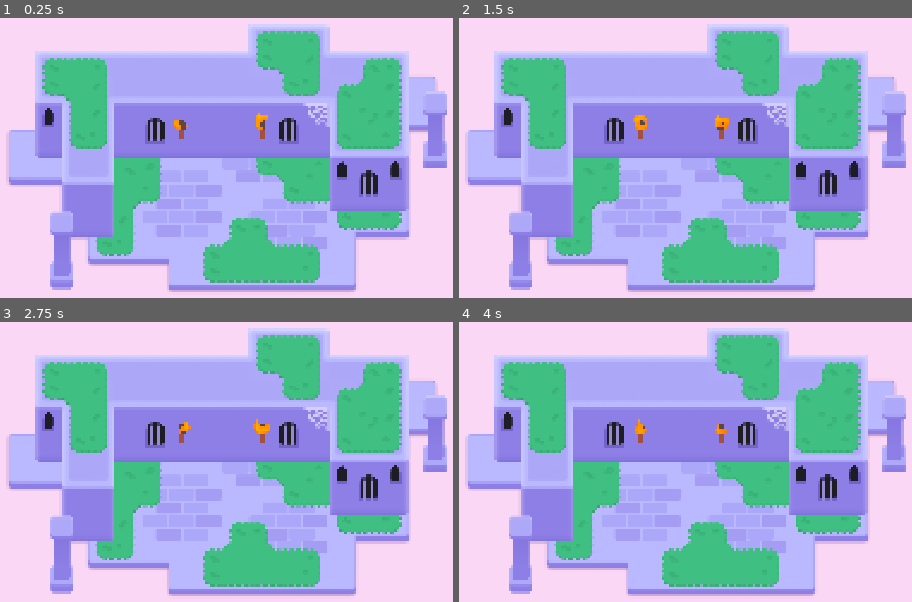
Above: before the commit, frames 1-4 (two rows, left to right).
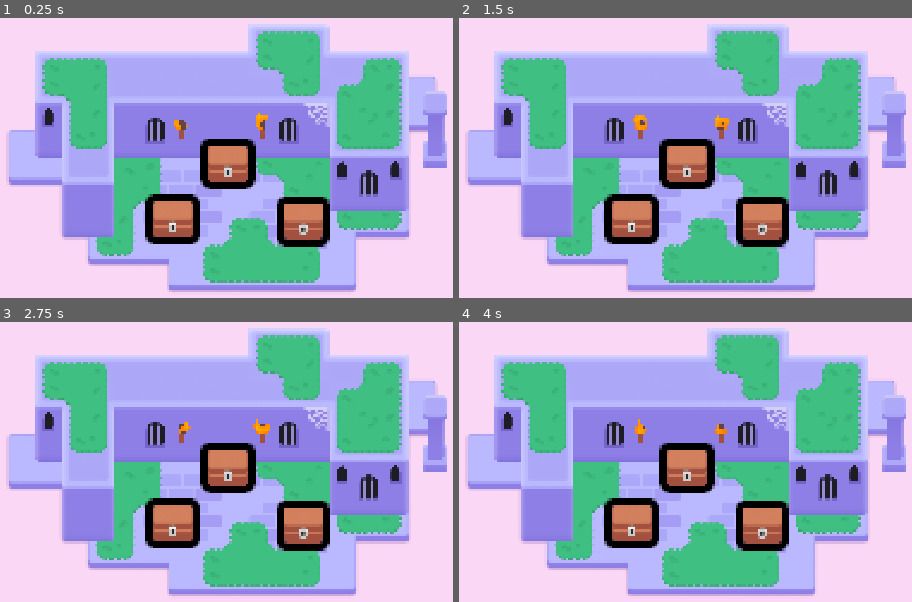
Above: after the commit, the same moments.

Repository: DannyMa67/M6-Looting
Game: Godot game, scene res://lessons/mini_dungeon.tscn
The game is run twice, just before and just after one commit, with the same random seed, the same clock (stepped at 60 frames per second) and the same inputs.
Inputs (mouse positions are in pixels of both pictures, inside the frame that each line leads up to):
- Up to frame 1 (0.25 s): no input
- Up to frame 2 (1.5 s): tap Enter at 0.5 s; move the mouse to (857, 152) at 0.52 s; hold D (move_right) 0.53-1.28 s; tap Z at 0.6, 1.35 s; click (857, 152) at 0.67 s; tap Space at 0.77 s; move the mouse to (522, 197) at 1.27 s; hold S (move_down) from 1.28 s (still down); click (522, 197) at 1.42 s
- Up to frame 3 (2.75 s): tap Space at 1.52 s; move the mouse to (303, 380) at 2.02 s; release S (move_down) at 2.03 s; hold D (move_right) from 2.03 s (still down); tap Z at 2.1 s; click (303, 380) at 2.17 s
- Up to frame 4 (4 s): move the mouse to (640, 568) at 2.77 s; release D (move_right) at 2.78 s; hold W (move_up) 2.78-3.53 s; tap Z at 2.85, 3.6 s; click (640, 568) at 2.92 s; tap Space at 3.02, 3.77 s; move the mouse to (outside the picture) at 3.52 s; hold A (move_left) from 3.53 s (still down); click (outside the picture) at 3.67 s

The runs differ from the first frame. In frame 1, 7.6% of the frame differs, in the area x 11-73%, y 43-98%; in frame 2, 7.6%; in frame 3, 7.6%; in frame 4, 7.6%.

Commit message:
M6- Lesson 2-3

Diff:
--- /dev/null
+++ b/lessons/chest/chest.gd
@@ -0,0 +1,20 @@
+extends Area2D
+@onready var canvas_group:CanvasGroup = $CanvasGroup
+func _ready() ->void:
+	mouse_entered.connect(_on_mouse_entered)
+	mouse_exited.connect(_on_mouse_exited)
+	canvas_group.material.set_shader_parameter("line_thickness", 3.0)
+
+
+func set_line_thickness() -> void:
+	canvas_group.material.set_shader_parameter("line_thickness", 6.0)
+func set_outline_thickness(new_thickness: float) -> void:
+	canvas_group.material.set_shader_parameter("line_thickness", new_thickness)
+
+func	 _on_mouse_entered() -> void:
+	var tween := create_tween()
+	tween.tween_method(set_outline_thickness, 3.0, 6.0, 0.08)
+
+func	 _on_mouse_exited() -> void:
+	var tween := create_tween()
+	tween.tween_method(set_outline_thickness, 6.0, 3.0, 0.08)
--- /dev/null
+++ b/lessons/chest/chest.tscn
@@ -0,0 +1,42 @@
+[gd_scene load_steps=8 format=3 uid="uid://b27yxfpkfvoha"]
+
+[ext_resource type="Script" uid="uid://ct2mll12nooce" path="res://lessons/chest/chest.gd" id="1_65g6b"]
+[ext_resource type="Texture2D" uid="uid://c3hwsm5ugp8qw" path="res://lessons/chest/bottom.png" id="1_bkc6q"]
+[ext_resource type="Texture2D" uid="uid://bnem1cahhoxdk" path="res://lessons/chest/top.png" id="2_12as2"]
+[ext_resource type="Shader" uid="uid://lio2wmbue2of" path="res://lessons/chest/group_outline.gdshader" id="2_65g6b"]
+[ext_resource type="Texture2D" uid="uid://bu2jin246nel5" path="res://lessons/chest/lock.png" id="3_65g6b"]
+
+[sub_resource type="ShaderMaterial" id="ShaderMaterial_65g6b"]
+resource_local_to_scene = true
+shader = ExtResource("2_65g6b")
+shader_parameter/line_color = Color(0, 0, 0, 1)
+shader_parameter/line_thickness = 4.0
+shader_parameter/viewport_scale = Vector2(1, 1)
+
+[sub_resource type="RectangleShape2D" id="RectangleShape2D_4q7cj"]
+size = Vector2(96, 84)
+
+[node name="Chest" type="Area2D"]
+script = ExtResource("1_65g6b")
+
+[node name="CanvasGroup" type="CanvasGroup" parent="."]
+material = SubResource("ShaderMaterial_65g6b")
+
+[node name="Bottom" type="Sprite2D" parent="CanvasGroup"]
+position = Vector2(1, -0.625)
+texture = ExtResource("1_bkc6q")
+
+[node name="Top" type="Sprite2D" parent="CanvasGroup"]
+position = Vector2(1, -19.625)
+scale = Vector2(1, 1.0791667)
+texture = ExtResource("2_12as2")
+
+[node name="Lock" type="Sprite2D" parent="CanvasGroup"]
+position = Vector2(1, 10.375)
+scale = Vector2(1.1666666, 1.15)
+texture = ExtResource("3_65g6b")
+
+[node name="CollisionShape2D" type="CollisionShape2D" parent="."]
+visible = false
+position = Vector2(-1, -37)
+shape = SubResource("RectangleShape2D_4q7cj")
--- a/lessons/mini_dungeon.tscn
+++ b/lessons/mini_dungeon.tscn
@@ -1,5 +1,6 @@
-[gd_scene load_steps=11 format=3 uid="uid://cit7gnkdckyux"]
-
+[gd_scene load_steps=12 format=3 uid="uid://cit7gnkdckyux"]
+
+[ext_resource type="PackedScene" uid="uid://b27yxfpkfvoha" path="res://lessons/chest/chest.tscn" id="1_jj8kc"]
 [ext_resource type="Texture2D" uid="uid://114x1a0rmx4l" path="res://assets/dungeon/smooth_dungeon_tileset.png" id="1_sym7n"]
 [ext_resource type="Texture2D" uid="uid://cae527caaj50v" path="res://assets/dungeon/shadow_map.png" id="2_jthdw"]
 [ext_resource type="Texture2D" uid="uid://dpym64uaptlhb" path="res://assets/dungeon/grass_tileset.png" id="3_5xjiv"]
@@ -282,11 +283,17 @@
 layer_4/tile_data = PackedInt32Array(65547, 262145, 4, 131083, 262145, 5, 65542, 262145, 4, 131078, 262145, 5, 65538, 1 …(541 unchanged characters)…
 
 [node name="Pillar" type="Sprite2D" parent="Background"]
+visible = false
 position = Vector2(192, 480)
 texture = ExtResource("4_gq228")
 offset = Vector2(0, -64)
 
 [node name="Pillar2" type="Sprite2D" parent="Background"]
+position = Vector2(1088, 192)
+texture = ExtResource("4_gq228")
+offset = Vector2(0, -64)
+
+[node name="Pillar3" type="Sprite2D" parent="Background"]
 position = Vector2(1088, 192)
 texture = ExtResource("4_gq228")
 offset = Vector2(0, -64)
@@ -300,6 +307,9 @@
 flip_h = true
 
 [node name="Torch" parent="Background" instance=ExtResource("6_fokey")]
+position = Vector2(672, 128)
+
+[node name="Torch3" parent="Background" instance=ExtResource("6_fokey")]
 position = Vector2(672, 128)
 
 [node name="Torch2" parent="Background" instance=ExtResource("6_fokey")]
@@ -321,3 +331,12 @@
 mouse_filter = 2
 color = Color(0.977546, 0.842183, 0.960847, 1)
 metadata/_edit_lock_ = true
+
+[node name="Chest" parent="." instance=ExtResource("1_jj8kc")]
+position = Vector2(457, 350)
+
+[node name="Chest2" parent="." instance=ExtResource("1_jj8kc")]
+position = Vector2(770, 354)
+
+[node name="Chest3" parent="." instance=ExtResource("1_jj8kc")]
+position = Vector2(589, 217)
--- a/project.godot
+++ b/project.godot
@@ -1,3 +1,11 @@
+; Engine configuration file.
+; It's best edited using the editor UI and not directly,
+; since the parameters that go here are not all obvious.
+;
+; Format:
+;   [section] ; section goes between []
+;   param=value ; assign values to parameters
+
 config_version=5
 
 [application]
@@ -6,6 +14,11 @@
 run/main_scene="res://lessons/mini_dungeon.tscn"
 config/features=PackedStringArray("4.5", "Forward Plus")
 config/icon="res://icon_looting.png"
+
+[autoload]
+
+UITestPanel="*res://addons/gdpractice/tester/ui_test_panel.tscn"
+Metadata="*res://addons/gdpractice/practice_solutions/metadata.gd"
 
 [display]
 
Not shown, added: lessons/chest/chest.gd.uid
Not shown, added: practices/L3.P1.hover_the_balloon/balloon_hover.gd.uid
Not shown, changed: practices/L3.P1.hover_the_balloon/balloon_tail.png.import
Not shown, changed: practices/L3.P1.hover_the_balloon/balloon_top.png.import
Not shown, added: practices/L3.P1.hover_the_balloon/group_outline.gdshader.uid
Not shown, added: practices/L3.P2.sting_the_balloon/balloon_sting.gd.uid
Not shown, changed: practices/L3.P2.sting_the_balloon/balloon_tail.png.import
Not shown, changed: practices/L3.P2.sting_the_balloon/balloon_top.png.import
Not shown, added: practices/L3.P2.sting_the_balloon/group_outline.gdshader.uid
Not shown, added: practices/L5.P1.open_the_door/door.gd.uid
Not shown, changed: practices/L5.P1.open_the_door/door_body.png.import
Not shown, changed: practices/L5.P1.open_the_door/door_hinge.png.import
(and 15 more such lines)
